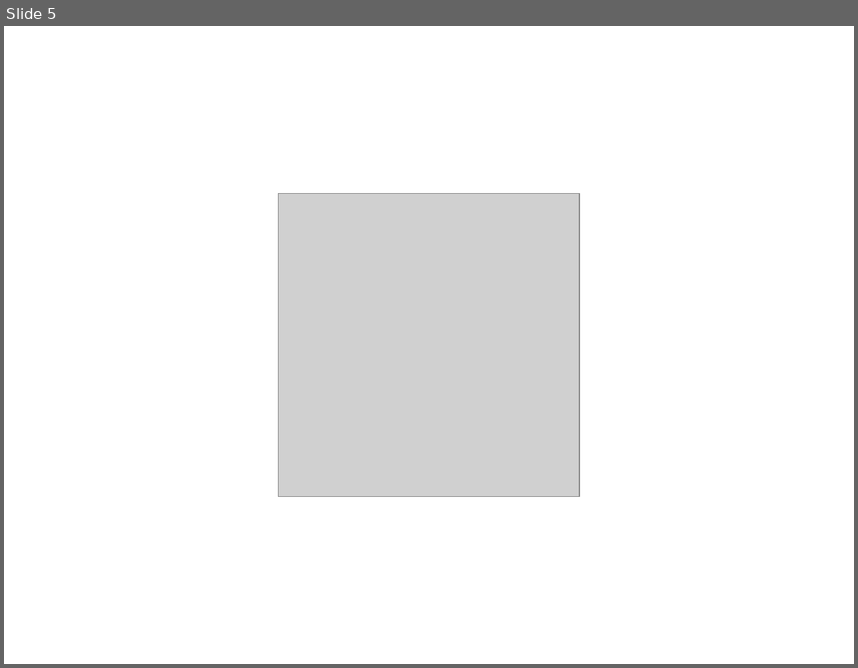
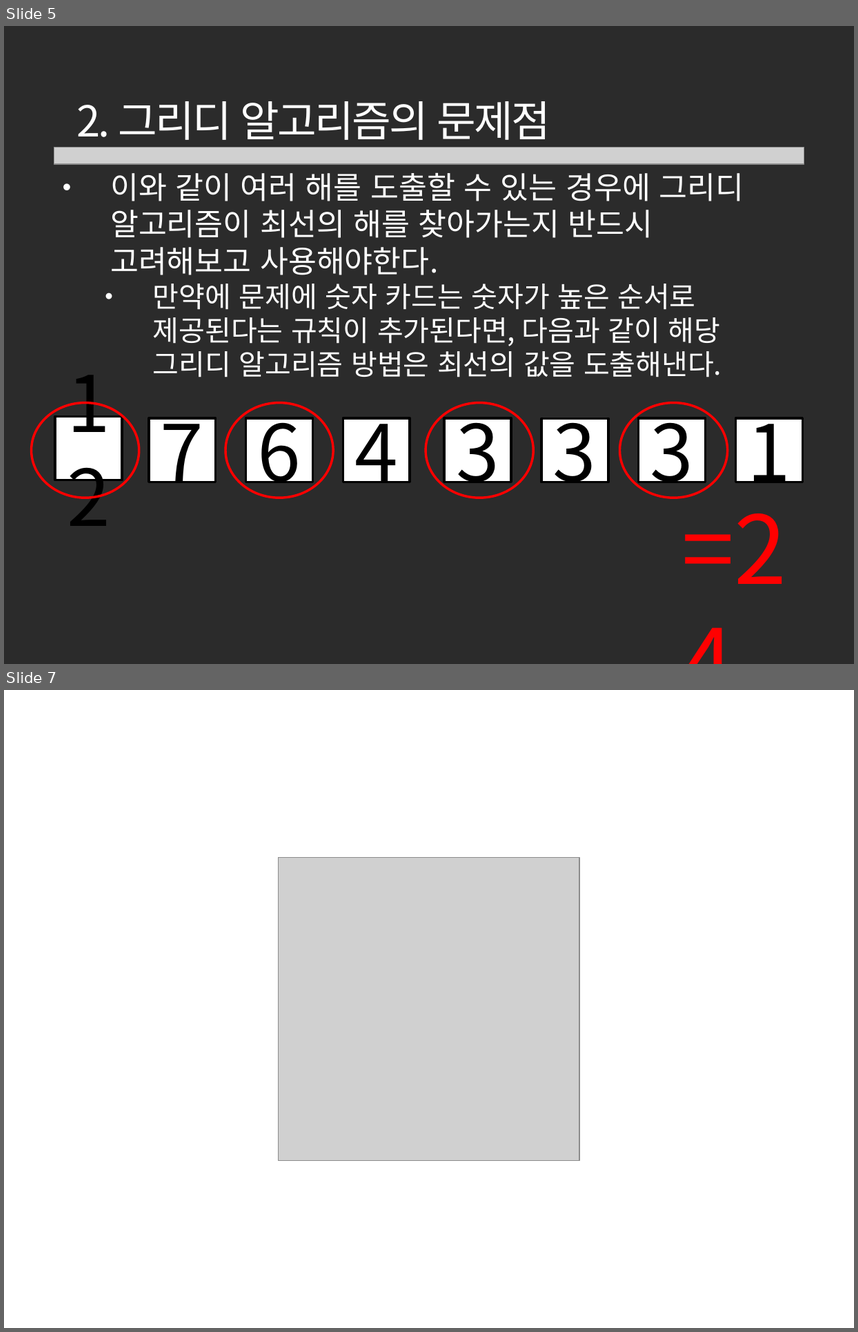
Before and after one commit to wonny-Jo/algorithm, a slide deck: 알고리즘 정리/그리디 알고리즘/그리디 알고리즘.pptx. Shown one above the other, each under a label of ours: slide 5 before the commit, slides 5 and 7 after it; the slides between them are not shown. The pictures are 858x668 and 858x1332 pixels, drawn with LibreOffice and Linux fonts; fonts in the diff are those of the drawing; grey boxes stand for pictures; background and template pictures are left out; a plain dark background stands for a picture behind light text. Boxes give left, top, right and bottom in pixels: in the first picture for what was removed or moved away, otherwise in the second. Text is boxed around its words. In the diff, an @@ line names an element or a change of style, - is before the commit and + after.

```diff
--- a/알고리즘 정리/그리디 알고리즘/그리디 알고리즘.pptx
+++ b/알고리즘 정리/그리디 알고리즘/그리디 알고리즘.pptx
@@ slide 5 added at (4, 26, 854, 664), background picture (left out) @@
@@ text added at (76, 101, 550, 148), 36 pt, text #FFFFFF @@
+2. 그리디 알고리즘의 문제점
@@ picture added at (54, 147, 804, 165) @@
@@ text added at (110, 173, 744, 377), 24 pt, text #FFFFFF @@
+• 이와 같이 여러 해를 도출할 수 있는 경우에 그리디 알고리즘이 최선의 해를 찾아가는지 반드시 고려해보고 사용해야한다.
+  • 만약에 문제에 숫자 카드는 숫자가 높은 순서로 제공된다는 규칙이 추가된다면, 다음과 같이 해당 그리디 알고리즘 방법은 최선의 값을 도출해낸다.
@@ ellipse added at (31, 403, 139, 498), outline #FF0000 2 pt @@
@@ rectangle added at (55, 416, 122, 480), fill #FFFFFF, outline #000000 2 pt, 66 pt, text #000000 @@
+12
@@ rectangle added at (148, 418, 216, 481), fill #FFFFFF, outline #000000 2 pt, 66 pt, text #000000 @@
+7
@@ ellipse added at (226, 403, 334, 498), outline #FF0000 2 pt @@
@@ rectangle added at (246, 418, 313, 481), fill #FFFFFF, outline #000000 2 pt, 66 pt, text #000000 @@
+6
@@ rectangle added at (343, 418, 410, 481), fill #FFFFFF, outline #000000 2 pt, 66 pt, text #000000 @@
+4
@@ ellipse added at (426, 403, 534, 498), outline #FF0000 2 pt @@
@@ rectangle added at (444, 418, 512, 481), fill #FFFFFF, outline #000000 2 pt, 66 pt, text #000000 @@
+3
@@ rectangle added at (542, 418, 608, 481), fill #FFFFFF, outline #000000 2 pt, 66 pt, text #000000 @@
+3
@@ ellipse added at (619, 403, 727, 498), outline #FF0000 2 pt @@
@@ rectangle added at (638, 418, 705, 481), fill #FFFFFF, outline #000000 2 pt, 66 pt, text #000000 @@
+3
@@ rectangle added at (736, 418, 803, 481), fill #FFFFFF, outline #000000 2 pt, 66 pt, text #000000 @@
+1
@@ text added at (674, 485, 811, 608), 80 pt, text #FF0000 @@
+=24
@@ what was slide 5 is now slide 7 @@
```
Also in this commit, not shown: 4 slides changed, 4 other slides added, 3 slides removed.
